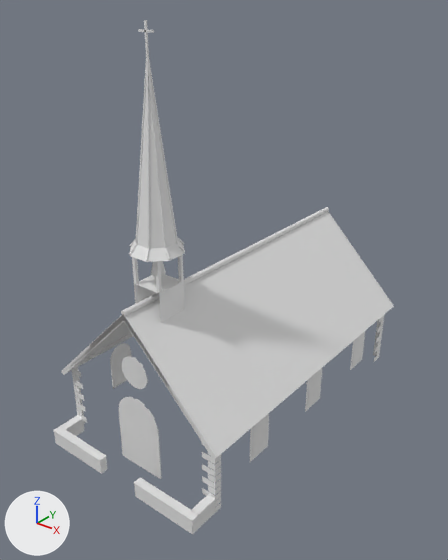
The FBX model unity/Assets/EdS/Modeles/Batiments/chapelle/chapelle_vallons.fbx, before and after one commit.
Camera for both pictures: a 50 mm camera at (13.7, -18.4, 16.6) aimed at (0.1, -1.4, 6.0). The lights are fixed; the arrows at lower left show +X, +Y and +Z. The first picture is the older version. Where no turn or scale is listed for an object, it has been applied to the vertices. Vertices at exactly the same position are counted once.

In view in the first picture: 'chapelle_vallons'.
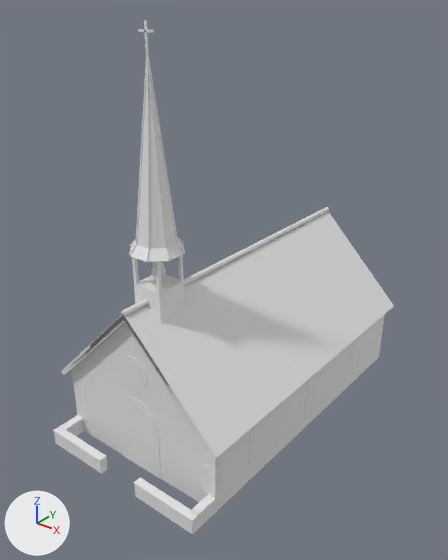
Location of each change, (x1, y1, x2, y2) in pixels of the pictures (448 x 560 px):
part 1 of me_chapelle_vallons, added: after (74, 319, 383, 529)

The change, as a diff of the scene's bpy script:
```diff
--- a/unity/Assets/EdS/Modeles/Batiments/chapelle/chapelle_vallons.fbx.py
+++ b/unity/Assets/EdS/Modeles/Batiments/chapelle/chapelle_vallons.fbx.py
@@ me_chapelle_vallons @@
 # used by ob_chapelle_vallons; location = (0.0, 0.0, 0.0)
-me_chapelle_vallons.from_pydata(...)  # 1074 vertices, 1004 faces; spans x -3.9..3.9, y -7.5..6.6, z 0.0..15.5
+me_chapelle_vallons.from_pydata(...)  # 1408 vertices, 1926 faces; spans x -3.9..3.9, y -7.5..6.6, z 0.0..15.5
+# me_chapelle_vallons part 1: 334 vertices added at x -3.6..3.6, y -6.3..6.3, z 0.0..6.6
 me_chapelle_vallons.materials.append(mat_chapelle_vallons)
```
